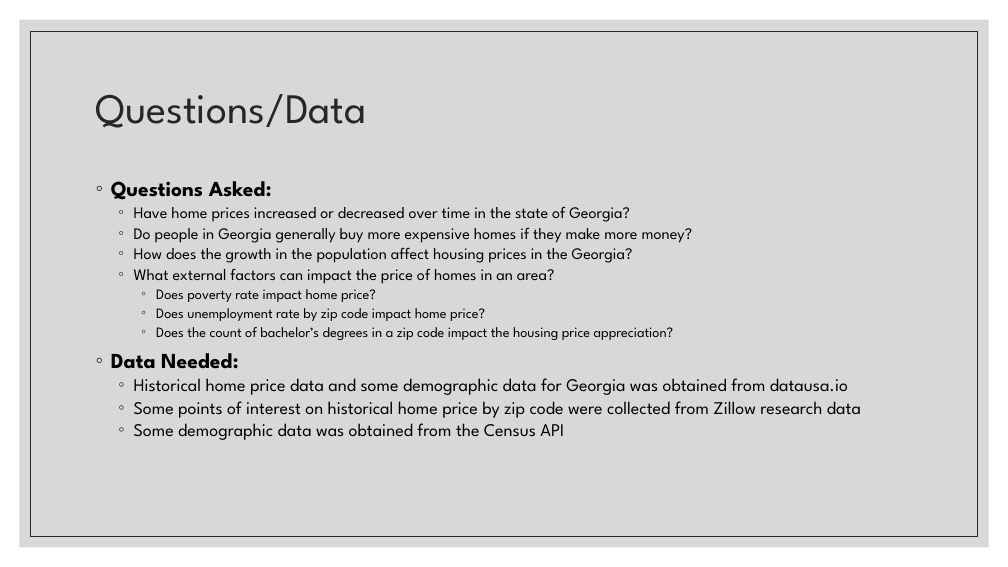
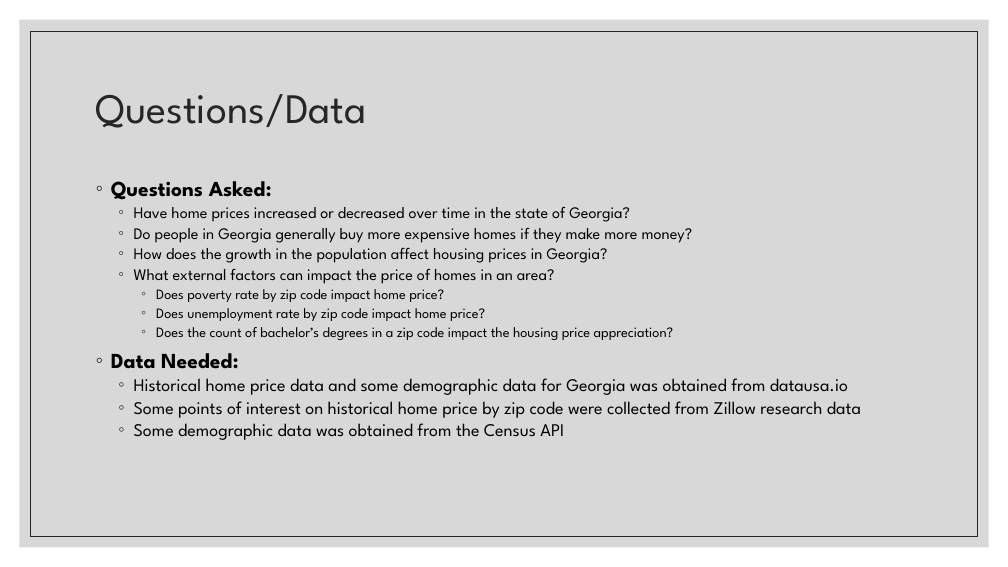
Before and after one commit to yanthedeveloper/Project1, a slide deck: slide 4 of Project 1 Div 101 Updated Slides.pptx. Drawn at 1008x567 pixels with LibreOffice and Linux fonts; fonts in the diff are those of the drawing. Boxes give left, top, right and bottom in pixels: in the first picture for what was removed or moved away, otherwise in the second. Text is boxed around its words. In the diff, an @@ line names an element or a change of style, - is before the commit and + after.

Commit message:
Final Slide Updates 2.4, Presentation draft

```diff
--- a/Project 1 Div 101 Updated Slides.pptx
+++ b/Project 1 Div 101 Updated Slides.pptx
@@ text at bbox=[134, 247, 608, 263]: text changed @@
-  ◦ How does the growth in the population affect housing prices in the Georgia?
+  ◦ How does the growth in the population affect housing prices in Georgia?
@@ text at bbox=[156, 289, 444, 302]: text changed @@
-    ◦ Does poverty rate impact home price?
+    ◦ Does poverty rate by zip code impact home price?
```
Also in this commit, not shown: 2 other slides changed, 4 slides added, 2 slides removed, 1 other file.
